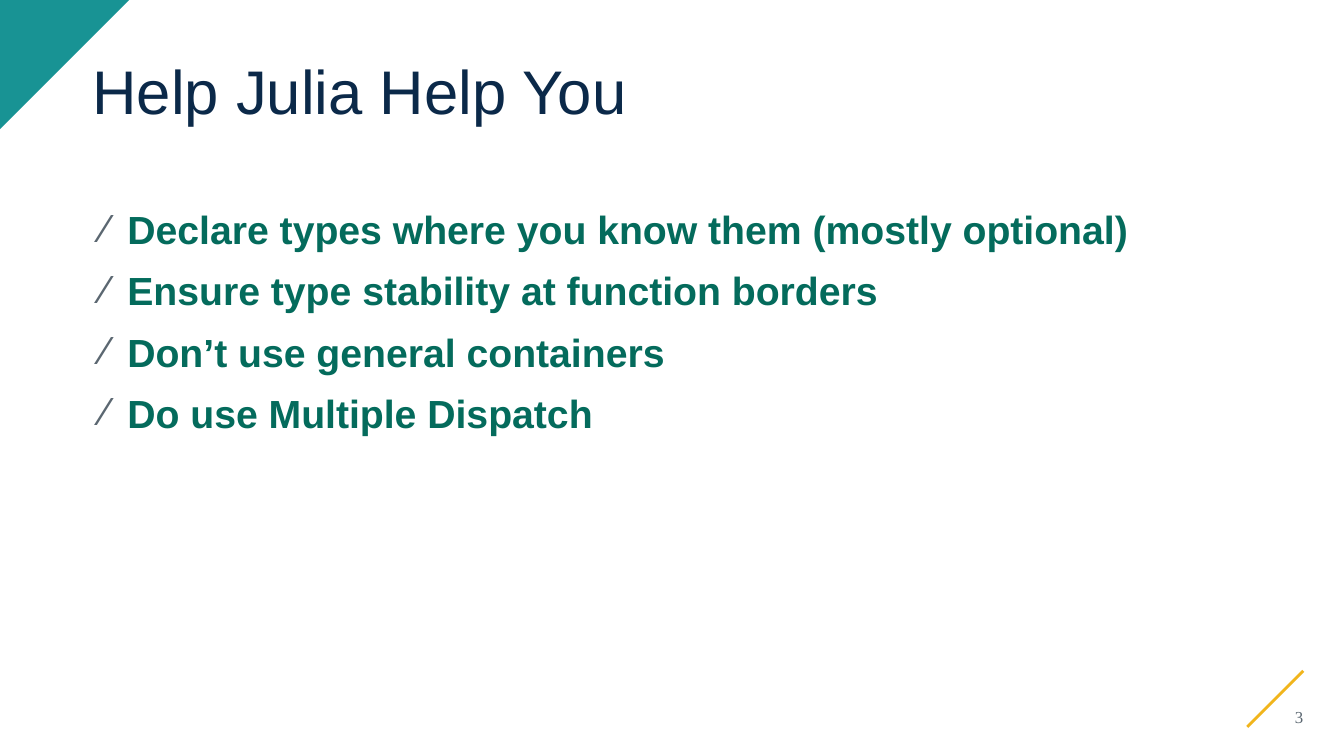
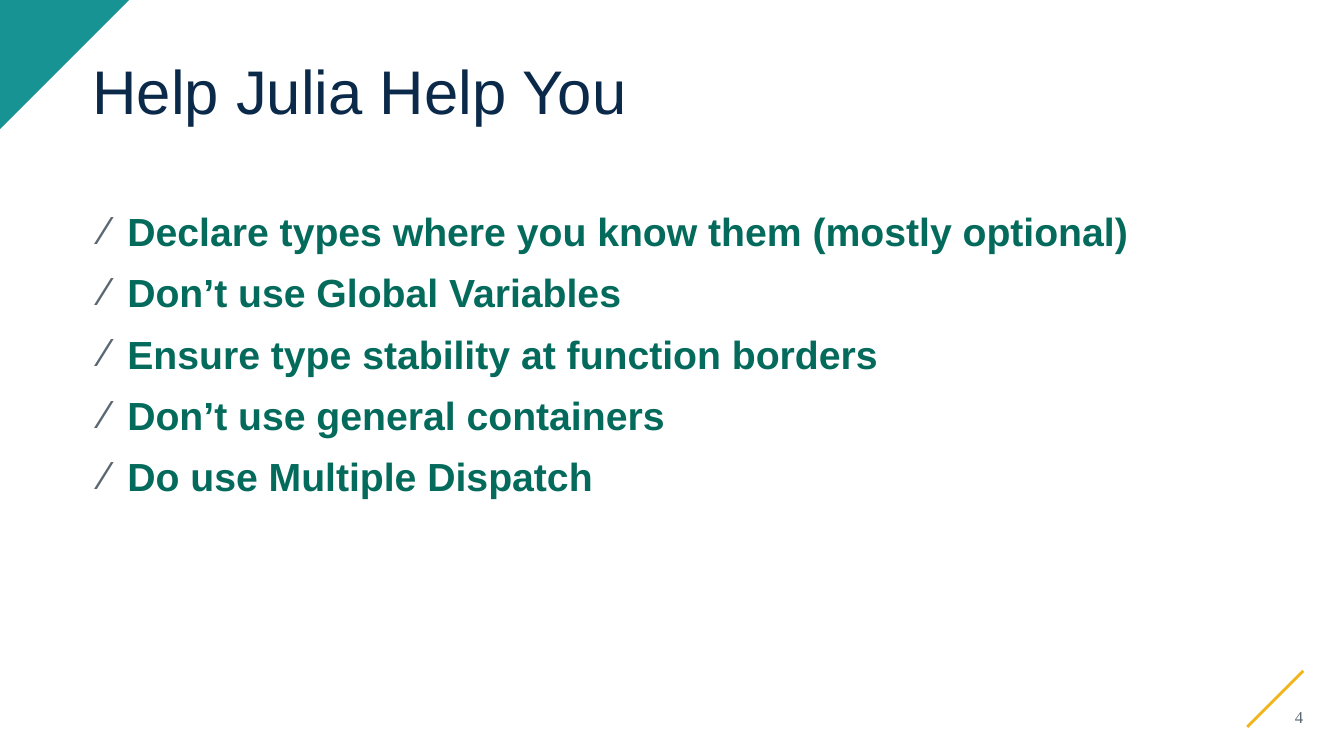
Before and after one commit to mrufsvold/multiple_dispatch_presentation, a slide deck: slide 4 of Julia Superpowers.pptx (slide 3 before the commit). Drawn at 1344x756 pixels with LibreOffice and Linux fonts; fonts in the diff are those of the drawing; background and template pictures are left out. Boxes give left, top, right and bottom in pixels: in the first picture for what was removed or moved away, otherwise in the second. Text is boxed around its words. In the diff, an @@ line names an element or a change of style, - is before the commit and + after.

```diff
--- a/Julia Superpowers.pptx
+++ b/Julia Superpowers.pptx
@@ text at [127, 278, 621, 308]: paragraph added @@
+⁄ Don’t use Global Variables
@@ page number at [1295, 712, 1303, 723]: text changed @@
-3
+4
```
Also in this commit, not shown: 1 other slide changed, 1 slide added.
